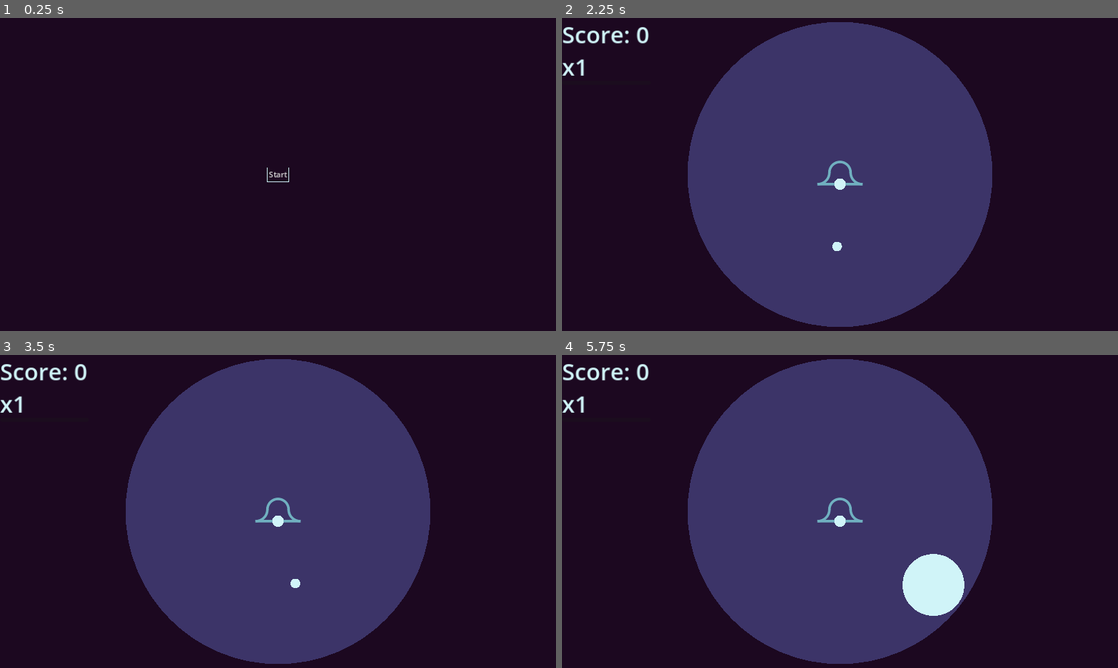
Above: before the commit, frames 1-4 (two rows, left to right).
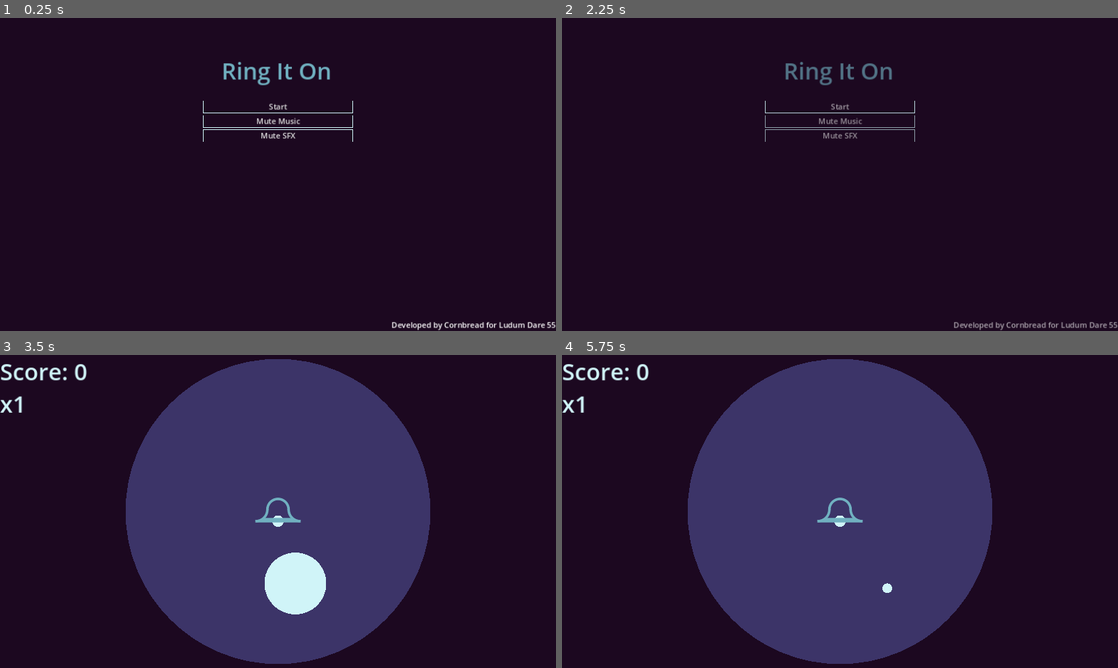
Above: after the commit, the same moments.

Repository: conradte3/ring-it-on
Game: Godot game, scene res://main.tscn
The game is run twice, just before and just after one commit, with the same random seed, the same clock (stepped at 60 frames per second) and the same inputs.
Inputs (mouse positions are in pixels of both pictures, inside the frame that each line leads up to):
- Up to frame 1 (0.25 s): no input
- Up to frame 2 (2.25 s): click (840, 121) at 0.5 s, where only the run after the commit has a clickable "Mute Music"; click (840, 136) at 1.25 s, where only the run after the commit has a clickable "Mute SFX"; click "Start" at 2 s
- Up to frame 3 (3.5 s): hold F (right) from 2.78 s (still down); hold Space (attack) from 2.78 s (still down)
- Up to frame 4 (5.75 s): release F (right) at 3.53 s; release Space (attack) at 3.53 s; hold D (down) 3.53-4.28 s; tap Space (attack) at 3.6, 5.1 s; hold F (right) 4.28-5.03 s; hold Space (attack) 4.28-5.03 s; hold E (up) from 5.03 s (still down)

The runs differ from the first frame. In frame 1, 1.3% of the frame differs, in the area x 36-100%, y 14-100%; in frame 2, 43%, in the area x 0-100%, y 1-100%; in frame 3, 1.7%; in frame 4, 1.8%.

Commit message:
It's a game??

Diff:
--- a/background.gd
+++ b/background.gd
@@ -2,7 +2,7 @@
 
 func _draw() -> void:
 	var size = get_viewport_rect().size
-	draw_rect(Rect2(Vector2.ZERO, size), Color("1c0820"))
+	#draw_rect(Rect2(Vector2.ZERO, size), Color("1c0820"))
 	var half_size = size / 2.
 	#Arena
 	draw_circle(half_size, half_size.y - 8., Color("3c3468"))
--- a/bell.gd
+++ b/bell.gd
@@ -11,6 +11,7 @@
 	ring()
 
 func ring() -> void:
+	$AudioStreamPlayer.play()
 	var tw = create_tween()
 	tw.tween_method(update_wave, 0.0, 1000.0, 1.0)
 
@@ -38,9 +39,12 @@
 	draw_arc(Vector2(-46.0, -4.0), 24.0, 0.0, PI / 2.0, 10, color, 4.0, true)
 	draw_arc(Vector2(46.0, -4.0), 24.0, PI / 2.0, PI, 10, color, 4.0, true)
 	draw_arc(Vector2(0.0, -4.0), 22.0, 0.0, -PI, 20, color, 4.0, true)
+	#Dinger
+	draw_circle(Vector2(0.0, 20.0), 12.0, color2)
 	#Bottom
 	draw_line(Vector2(-46.0, 20.0), Vector2(46.0, 20.0), color, 4.0, true)
-	#Dinger
-	draw_circle(Vector2(0.0, 20.0), 12.0, color2)
+	draw_line(Vector2(-32.0, 16.0), Vector2(32.0, 16.0), color, 4.0, true)
+	#draw_line(Vector2(-25.0, 12.0), Vector2(25.0, 12.0), color, 4.0, true)
+	#draw_line(Vector2(-20.0, 8.0), Vector2(20.0, 8.0), color, 4.0, true)
 	if wave_radius > 0 and wave_radius < 1000.0:
 		draw_arc(Vector2.ZERO, wave_radius, 0.0, PI * 2.0, floor(wave_radius / 2), color, 2.0, true)
--- a/bell.tscn
+++ b/bell.tscn
@@ -1,6 +1,7 @@
-[gd_scene load_steps=3 format=3 uid="uid://dhxy55ndj57jo"]
+[gd_scene load_steps=4 format=3 uid="uid://dhxy55ndj57jo"]
 
 [ext_resource type="Script" path="res://bell.gd" id="1_i7tal"]
+[ext_resource type="AudioStream" uid="uid://b28vauwxbwv0n" path="res://Bell9.wav" id="2_k71y2"]
 
 [sub_resource type="CircleShape2D" id="CircleShape2D_fla4c"]
 radius = 13.0
@@ -20,4 +21,9 @@
 [node name="CollisionShape2D" type="CollisionShape2D" parent="Area2D"]
 shape = SubResource("CircleShape2D_fla4c")
 
+[node name="AudioStreamPlayer" type="AudioStreamPlayer" parent="."]
+stream = ExtResource("2_k71y2")
+pitch_scale = 0.4
+bus = &"Bell"
+
 [connection signal="area_entered" from="Area2D" to="." method="_on_area_2d_area_entered"]
--- /dev/null
+++ b/default_bus_layout.tres
@@ -0,0 +1,39 @@
+[gd_resource type="AudioBusLayout" load_steps=4 format=3 uid="uid://td0ojsqht8r6"]
+
+[sub_resource type="AudioEffectEQ" id="AudioEffectEQ_16a3m"]
+resource_name = "EQ"
+
+[sub_resource type="AudioEffectReverb" id="AudioEffectReverb_x0nub"]
+resource_name = "Reverb"
+room_size = 0.1
+wet = 0.1
+
+[sub_resource type="AudioEffectReverb" id="AudioEffectReverb_kp3vs"]
+resource_name = "Reverb"
+wet = 0.74
+
+[resource]
+bus/1/name = &"Music"
+bus/1/solo = false
+bus/1/mute = false
+bus/1/bypass_fx = false
+bus/1/volume_db = -7.26851
+bus/1/send = &"Master"
+bus/1/effect/0/effect = SubResource("AudioEffectEQ_16a3m")
+bus/1/effect/0/enabled = true
+bus/1/effect/1/effect = SubResource("AudioEffectReverb_x0nub")
+bus/1/effect/1/enabled = true
+bus/2/name = &"Sfx"
+bus/2/solo = false
+bus/2/mute = false
+bus/2/bypass_fx = false
+bus/2/volume_db = 0.0
+bus/2/send = &"Master"
+bus/3/name = &"Bell"
+bus/3/solo = false
+bus/3/mute = false
+bus/3/bypass_fx = false
+bus/3/volume_db = -11.9576
+bus/3/send = &"Sfx"
+bus/3/effect/0/effect = SubResource("AudioEffectReverb_kp3vs")
+bus/3/effect/0/enabled = true
--- a/enemy.gd
+++ b/enemy.gd
@@ -64,11 +64,14 @@
 
 func _draw() -> void:
 	if death_radius > 0.0:
-		draw_arc(Vector2.ZERO, death_radius, 0.0, PI*2., 16, Color("1c0820"), 1.0, true)
+		draw_arc(Vector2.ZERO, death_radius, 0.0, PI*2., 16, Color("d0f4f8"), 1.0, true)
 	else:
 		draw_circle(Vector2.ZERO, radius, Color("70b0c0"))
 
 func die() -> void:
+	$AudioStreamPlayer.pitch_scale = randf_range(0.7, 1.3)
+	$AudioStreamPlayer.play()
+	$BodyArea/CollisionShape2D.set_deferred("disabled", true)
 	should_process = false
 	died.emit()
 	var tw = create_tween()
--- a/enemy.tscn
+++ b/enemy.tscn
@@ -1,6 +1,7 @@
-[gd_scene load_steps=4 format=3 uid="uid://dcc6ib4he2d4n"]
+[gd_scene load_steps=5 format=3 uid="uid://dcc6ib4he2d4n"]
 
 [ext_resource type="Script" path="res://enemy.gd" id="1_5e1t1"]
+[ext_resource type="AudioStream" uid="uid://bcixvyv4akux6" path="res://ExplosionGood.wav" id="2_ftbf3"]
 
 [sub_resource type="CircleShape2D" id="CircleShape2D_urb00"]
 radius = 31.4006
@@ -25,6 +26,10 @@
 [node name="CollisionShape2D" type="CollisionShape2D" parent="BodyArea"]
 shape = SubResource("CircleShape2D_wjaqe")
 
+[node name="AudioStreamPlayer" type="AudioStreamPlayer" parent="."]
+stream = ExtResource("2_ftbf3")
+volume_db = -10.0
+
 [connection signal="area_entered" from="AvoidDetector" to="." method="_on_avoid_detector_area_entered"]
 [connection signal="area_exited" from="AvoidDetector" to="." method="_on_avoid_detector_area_exited"]
 [connection signal="area_entered" from="BodyArea" to="." method="_on_body_area_area_entered"]
--- a/game.gd
+++ b/game.gd
@@ -5,6 +5,28 @@
 var score := 0.0 : set = set_score
 var mult = 1 : set = set_mult
 var meter = 0.0 : set = set_meter
+
+var meter_delayed := 0.0 : set = set_meter_delayed
+
+var buffer = 0.0
+
+func _draw() -> void:
+	var size = get_viewport_rect().size
+	var half_size = size / 2.
+
+	var start_angle = -PI / 2.0
+	var max_angle = PI * 2.
+	var ratio = fmod(meter_delayed, 10.) / 10.0
+	var angle = max_angle * ratio
+
+	var base_radius = half_size.y
+	var width = min(floor(mult), 8.0)
+	draw_arc(half_size, base_radius, start_angle, start_angle + angle, 64, Color("d0f4f8"), width, true)
+	#for i in range(mult):
+		#if i == mult - 1:
+			#draw_arc(half_size, base_radius + i, start_angle, start_angle + angle, 64, Color("d0f4f8"), 2.0, true)
+		#else:
+			#draw_arc(half_size, base_radius + i, 0.0, PI * 2., 64, Color("70b0c0"), 1.0, true)
 
 func set_score(val: float) -> void:
 	score = val
@@ -15,28 +37,31 @@
 	$Score.text = "Score: %d\nx%d" % [score, mult]
 
 func set_meter(val: float) -> void:
-	if val <= 0.0:
-		if mult > 1:
-			mult -= 1
-			meter = 10.0
-		else:
-			meter = 0.0
-	elif val >= 10.0:
-		meter = 0.0
-		mult += 1
-	else:
-		meter = val
+	meter = max(val, 0.0)
+	mult = 1 + meter / 10
 	$ProgressBar.value = meter
+
+func set_meter_delayed(val: float) -> void:
+	var old = meter_delayed
+	meter_delayed = val
+	if meter_delayed != old:
+		queue_redraw()
 
 func _on_player_died() -> void:
 	ended.emit(score)
 
 func _process(delta: float) -> void:
-	meter -= delta
+	if buffer > 0.0:
+		buffer -= delta
+	else:
+		meter -= delta * 2.0
+	meter_delayed = move_toward(meter_delayed, meter, delta * 10.0)
 
 func _on_bell_rang() -> void:
-	meter += 2
+	meter += 2.0
+	buffer = 1.0
 
 func _on_bell_enemy_died() -> void:
-	score += 10.0
-	meter += 1
+	score += 10.0 * mult
+	meter += 0.5
+	buffer = 1.0
--- a/game.tscn
+++ b/game.tscn
@@ -1,9 +1,10 @@
-[gd_scene load_steps=5 format=3 uid="uid://c3o6vaxo4iaqs"]
+[gd_scene load_steps=6 format=3 uid="uid://c3o6vaxo4iaqs"]
 
 [ext_resource type="Script" path="res://background.gd" id="1_cbnv1"]
 [ext_resource type="Script" path="res://game.gd" id="1_t4wyq"]
 [ext_resource type="PackedScene" uid="uid://cr66hiyocclu4" path="res://player.tscn" id="2_1thw8"]
 [ext_resource type="PackedScene" uid="uid://dhxy55ndj57jo" path="res://bell.tscn" id="3_k6hn3"]
+[ext_resource type="Texture2D" uid="uid://cqn7ht4oy1lng" path="res://circle.png" id="5_yvyik"]
 
 [node name="Game" type="Node2D"]
 z_index = -1
@@ -19,8 +20,8 @@
 position = Vector2(576, 324)
 
 [node name="Score" type="RichTextLabel" parent="."]
-offset_right = 289.0
-offset_bottom = 67.0
+offset_right = 482.0
+offset_bottom = 134.0
 theme_override_colors/default_color = Color(0.815686, 0.956863, 0.972549, 1)
 theme_override_font_sizes/normal_font_size = 48
 text = "Score: 0
@@ -28,10 +29,23 @@
 fit_content = true
 scroll_active = false
 
+[node name="TextureProgressBar" type="TextureProgressBar" parent="."]
+visible = false
+offset_left = 283.0
+offset_top = 31.0
+offset_right = 2203.0
+offset_bottom = 1951.0
+scale = Vector2(0.3, 0.3)
+fill_mode = 4
+texture_under = ExtResource("5_yvyik")
+texture_progress = ExtResource("5_yvyik")
+
 [node name="ProgressBar" type="ProgressBar" parent="."]
-offset_top = 130.0
-offset_right = 184.0
-offset_bottom = 138.0
+visible = false
+offset_left = 10.0
+offset_top = 12.0
+offset_right = 732.0
+offset_bottom = 48.0
 max_value = 10.0
 value = 3.11
 show_percentage = false
--- a/main.gd
+++ b/main.gd
@@ -4,23 +4,54 @@
 
 var game_scene = preload("res://game.tscn")
 
+var mute_music = false
+var mute_sfx = false
+
 func _on_restart_pressed() -> void:
-	$Control/GameOver.visible = false
-	start()
+	var tw = create_tween()
+	tw.tween_property($Control/GameOver, "modulate:a", 0.0, 0.5)
+	tw.tween_callback(func():
+		$Control/GameOver.visible = false
+		start()
+	)
+
 
 func start() -> void:
 	var game = game_scene.instantiate()
 	game.ended.connect(_on_game_ended)
 	add_child(game)
 
+var ending_game = false
 func _on_game_ended(score: float) -> void:
+	if ending_game:
+		return
+
+	ending_game = true
+	$Control/GameOver.visible = true
 	high_score = max(score, high_score)
 	$Control/GameOver/Score.text = "Score: %d\nHigh Score: %d" % [score, high_score]
-	$Control/GameOver.visible = true
-	$Game.queue_free()
+
+	var tw = create_tween()
+	tw.tween_property($Control/GameOver, "modulate:a", 1.0, 1.0)
+	tw.tween_callback(func():
+		$Game.queue_free()
+		ending_game = false
+	)
+
+func _on_start_pressed() -> void:
+	var tw = create_tween()
+	tw.tween_property($Control/MainMenu, "modulate:a", 0.0, 0.5)
+	tw.tween_callback(func():
+		$Control/MainMenu.visible = false
+		start()
+	)
 
 
+func _on_music_pressed() -> void:
+	mute_music = not mute_music
+	AudioServer.set_bus_mute(1, mute_music)
 
-func _on_start_pressed() -> void:
-	$Control/MainMenu.visible = false
-	start()
+
+func _on_sfx_pressed() -> void:
+	mute_sfx = not mute_sfx
+	AudioServer.set_bus_mute(2, mute_sfx)
--- a/main.tscn
+++ b/main.tscn
@@ -1,7 +1,8 @@
-[gd_scene load_steps=4 format=3 uid="uid://bgmreagrm8y47"]
+[gd_scene load_steps=5 format=3 uid="uid://bgmreagrm8y47"]
 
 [ext_resource type="Script" path="res://main.gd" id="1_lhd8t"]
 [ext_resource type="StyleBox" uid="uid://brbtuxlha3p3" path="res://panel.tres" id="2_vk78x"]
+[ext_resource type="AudioStream" uid="uid://bm0il6vcbbqhl" path="res://theme.wav" id="4_d3ykl"]
 [ext_resource type="StyleBox" uid="uid://dqxl1rd7ngpft" path="res://outline.tres" id="5_miere"]
 
 [node name="Main" type="Node"]
@@ -17,6 +18,7 @@
 
 [node name="GameOver" type="Panel" parent="Control"]
 visible = false
+modulate = Color(1, 1, 1, 0)
 layout_mode = 1
 anchors_preset = 15
 anchor_right = 1.0
@@ -41,7 +43,7 @@
 anchor_top = 0.5
 anchor_bottom = 0.5
 offset_top = -67.0
-offset_right = 757.0
+offset_right = 1144.0
 offset_bottom = 67.0
 grow_vertical = 2
 theme_override_colors/default_color = Color(0.815686, 0.956863, 0.972549, 1)
@@ -75,19 +77,38 @@
 grow_vertical = 2
 theme_override_styles/panel = ExtResource("2_vk78x")
 
-[node name="Start" type="Button" parent="Control/MainMenu"]
+[node name="RichTextLabel2" type="RichTextLabel" parent="Control/MainMenu"]
+layout_mode = 1
+anchors_preset = 5
+anchor_left = 0.5
+anchor_right = 0.5
+offset_left = -117.0
+offset_top = 75.0
+offset_right = 118.0
+offset_bottom = 142.0
+grow_horizontal = 2
+theme_override_colors/default_color = Color(0.439216, 0.690196, 0.752941, 1)
+theme_override_font_sizes/normal_font_size = 48
+text = "Ring It On"
+fit_content = true
+scroll_active = false
+
+[node name="VBoxContainer" type="VBoxContainer" parent="Control/MainMenu"]
 layout_mode = 1
 anchors_preset = 8
 anchor_left = 0.5
 anchor_top = 0.5
 anchor_right = 0.5
 anchor_bottom = 0.5
-offset_left = -23.0
-offset_top = -15.5
-offset_right = 23.0
-offset_bottom = 15.5
+offset_left = -155.0
+offset_top = -153.5
+offset_right = 155.0
+offset_bottom = 153.5
 grow_horizontal = 2
 grow_vertical = 2
+
+[node name="Start" type="Button" parent="Control/MainMenu/VBoxContainer"]
+layout_mode = 2
 theme_override_styles/normal = ExtResource("5_miere")
 theme_override_styles/hover = ExtResource("5_miere")
 theme_override_styles/pressed = ExtResource("5_miere")
@@ -95,5 +116,43 @@
 theme_override_styles/focus = ExtResource("5_miere")
 text = "Start"
 
+[node name="Music" type="Button" parent="Control/MainMenu/VBoxContainer"]
+layout_mode = 2
+theme_override_styles/normal = ExtResource("5_miere")
+theme_override_styles/hover = ExtResource("5_miere")
+theme_override_styles/pressed = ExtResource("5_miere")
+theme_override_styles/disabled = ExtResource("5_miere")
+theme_override_styles/focus = ExtResource("5_miere")
+text = "Mute Music"
+
+[node name="Sfx" type="Button" parent="Control/MainMenu/VBoxContainer"]
+layout_mode = 2
+theme_override_styles/normal = ExtResource("5_miere")
+theme_override_styles/hover = ExtResource("5_miere")
+theme_override_styles/pressed = ExtResource("5_miere")
+theme_override_styles/disabled = ExtResource("5_miere")
+theme_override_styles/focus = ExtResource("5_miere")
+text = "Mute SFX"
+
+[node name="Label" type="Label" parent="Control/MainMenu"]
+layout_mode = 1
+anchors_preset = 3
+anchor_left = 1.0
+anchor_top = 1.0
+anchor_right = 1.0
+anchor_bottom = 1.0
+offset_left = -40.0
+offset_top = -23.0
+grow_horizontal = 0
+grow_vertical = 0
+text = "Developed by Cornbread for Ludum Dare 55"
+
+[node name="AudioStreamPlayer" type="AudioStreamPlayer" parent="."]
+stream = ExtResource("4_d3ykl")
+autoplay = true
+bus = &"Music"
+
 [connection signal="pressed" from="Control/GameOver/Restart" to="." method="_on_restart_pressed"]
-[connection signal="pressed" from="Control/MainMenu/Start" to="." method="_on_start_pressed"]
+[connection signal="pressed" from="Control/MainMenu/VBoxContainer/Start" to="." method="_on_start_pressed"]
+[connection signal="pressed" from="Control/MainMenu/VBoxContainer/Music" to="." method="_on_music_pressed"]
+[connection signal="pressed" from="Control/MainMenu/VBoxContainer/Sfx" to="." method="_on_sfx_pressed"]
--- a/player.gd
+++ b/player.gd
@@ -14,8 +14,9 @@
 var attack_radius := 0.01 : set = set_attack_radius
 var attack_color = Color("1c0820")
 
-var slow = 0.8
+var slow = 0.7
 
+var move_freely = true
 
 func set_attack_radius(val: float) -> void:
 	attack_radius = val
@@ -30,7 +31,10 @@
 var attack_tween: Tween
 
 func attack():
+	$ChargeSound.pitch_scale = randf_range(0.9, 1.1)
+	$ChargeSound.play()
 	can_attack = false
+	move_freely = false
 
 	var tw = create_tween()
 	tw.set_trans(Tween.TRANS_QUAD)
@@ -42,15 +46,25 @@
 	attack_tween = tw
 
 func impact():
+	$HitSound.pitch_scale = randf_range(0.8, 1.2)
+	$HitSound.play()
 	$Area2D/CollisionShape2D.disabled = false
 	attack_color = Color("d0f4f8")
 	queue_redraw()
 
 func end_attack():
-	attack_radius = 0.01
+	move_freely = true
 	$Area2D/CollisionShape2D.disabled = true
-	can_attack = true
-	attack_color = Color("1c0820")
+	attack_color = Color("70b0c0")
+	var tw = create_tween()
+	attack_tween = tw
+	tw.set_ease(Tween.EASE_IN)
+	tw.set_trans(Tween.TRANS_QUAD)
+	tw.tween_property(self, "attack_radius", 0.01, 0.4)
+	tw.tween_callback(func():
+		can_attack = true
+		attack_color = Color("1c0820")
+	)
 
 var should_process = true
 func _process(delta: float) -> void:
@@ -60,7 +74,7 @@
 	if dir != Vector2.ZERO:
 		facing_dir = dir
 
-	var mult = 1.0 if can_attack else 0.3
+	var mult = 1.0 if move_freely else 0.3
 	position += dir * speed * delta * mult
 
 
@@ -70,7 +84,9 @@
 	draw_circle(Vector2.ZERO, 10.0, Color("d0f4f8"))
 
 func die() -> void:
+	$DeadSound.play()
 	attack_tween.kill()
+	attack_radius = 0.01
 	can_attack = false
 	should_process = false
 	attack_color = Color("1c0820")
--- a/player.tscn
+++ b/player.tscn
@@ -1,6 +1,9 @@
-[gd_scene load_steps=5 format=3 uid="uid://cr66hiyocclu4"]
+[gd_scene load_steps=8 format=3 uid="uid://cr66hiyocclu4"]
 
 [ext_resource type="Script" path="res://player.gd" id="1_noqjy"]
+[ext_resource type="AudioStream" uid="uid://cty2myjfvu4hr" path="res://Charge.wav" id="2_xnssj"]
+[ext_resource type="AudioStream" uid="uid://bm8fadnbpf0ym" path="res://Hit.wav" id="3_8s7ns"]
+[ext_resource type="AudioStream" uid="uid://fs7uo8bx0k75" path="res://PlayerExplosion.wav" id="4_pa8cq"]
 
 [sub_resource type="CircleShape2D" id="CircleShape2D_rjtut"]
 radius = 64.0
@@ -36,4 +39,14 @@
 [node name="CollisionShape2D" type="CollisionShape2D" parent="Warner"]
 shape = SubResource("CircleShape2D_8pepn")
 
+[node name="ChargeSound" type="AudioStreamPlayer" parent="."]
+stream = ExtResource("2_xnssj")
+volume_db = -15.0
+
+[node name="HitSound" type="AudioStreamPlayer" parent="."]
+stream = ExtResource("3_8s7ns")
+
+[node name="DeadSound" type="AudioStreamPlayer" parent="."]
+stream = ExtResource("4_pa8cq")
+
 [connection signal="area_entered" from="Hurtbox" to="." method="_on_hurtbox_area_entered"]
--- a/project.godot
+++ b/project.godot
@@ -14,6 +14,7 @@
 config/tags=PackedStringArray("active", "jam")
 run/main_scene="res://main.tscn"
 config/features=PackedStringArray("4.2", "GL Compatibility")
+boot_splash/bg_color=Color(0.109804, 0.0313726, 0.12549, 1)
 config/icon="res://icon.svg"
 
 [display]
@@ -70,3 +71,4 @@
 
 renderer/rendering_method="gl_compatibility"
 renderer/rendering_method.mobile="gl_compatibility"
+environment/defaults/default_clear_color=Color(0.109804, 0.0313726, 0.12549, 1)
Not shown, added: Bell9.wav.import
Not shown, added: Charge.wav.import
Not shown, added: ExplosionGood.wav.import
Not shown, added: Hit.wav.import
Not shown, added: PlayerExplosion.wav.import
Binary file added: circle.png
Not shown, added: circle.png.import
Not shown, added: theme.wav.import
Not shown, added: Bell9.wav
Not shown, added: Charge.wav
Not shown, added: ExplosionGood.wav
Not shown, added: Hit.wav
(and 2 more such lines)
